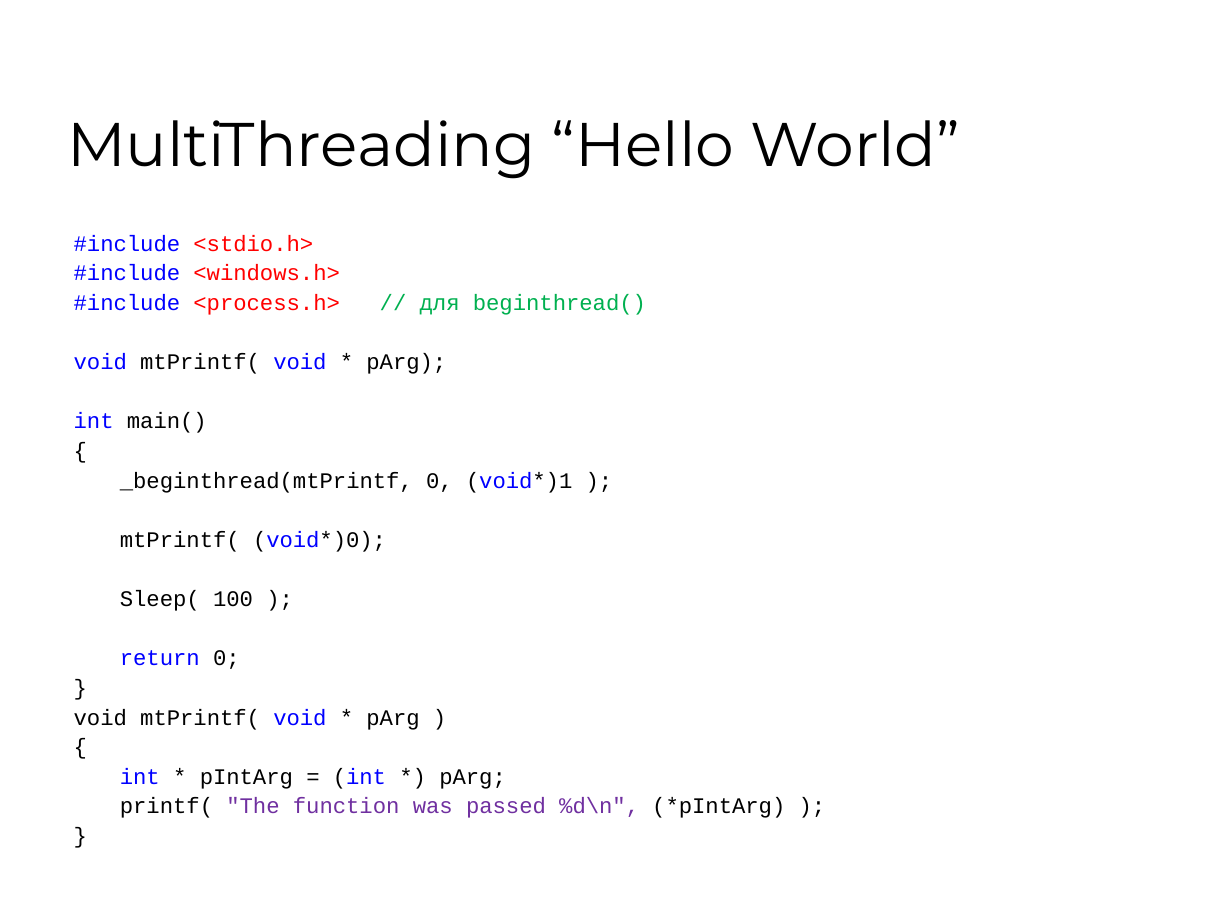
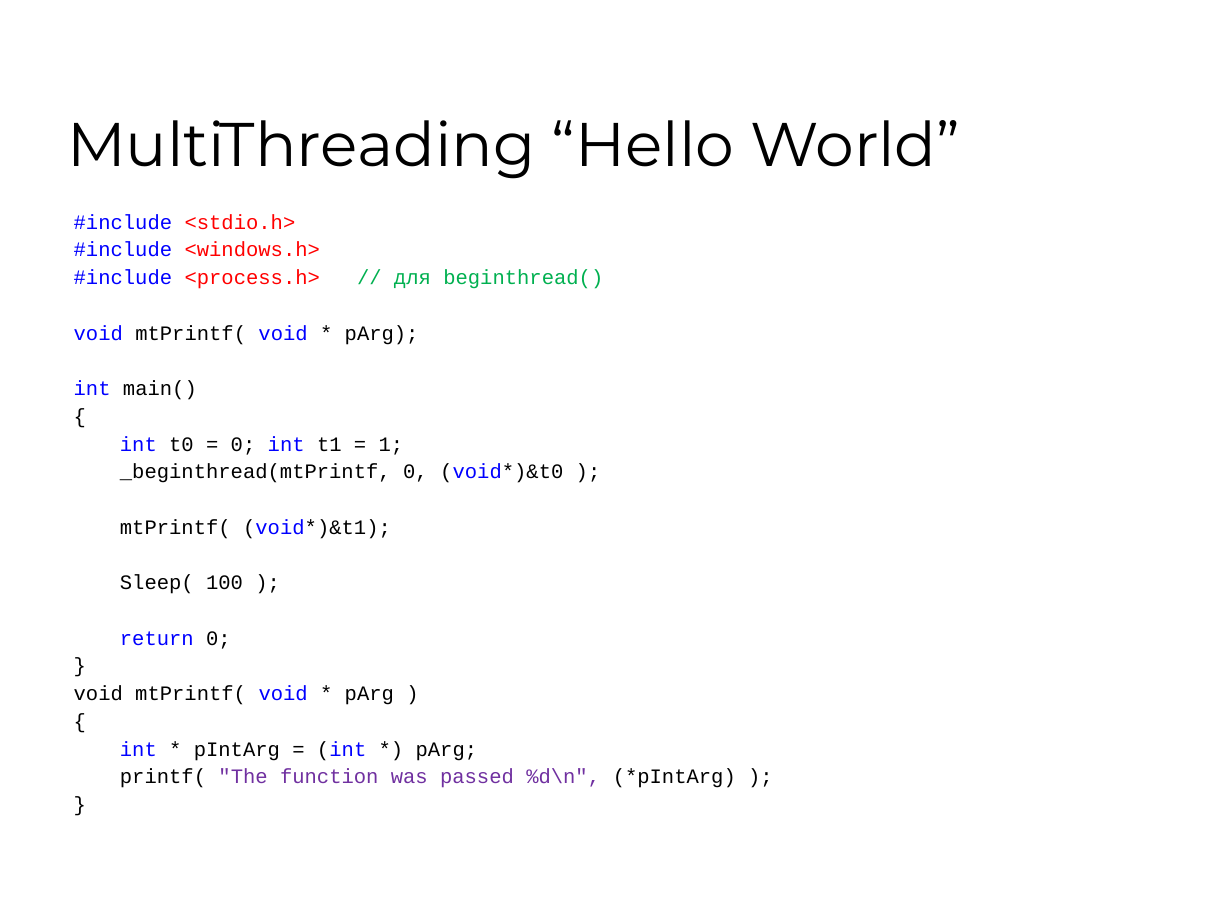
Before and after one commit to 7633/msu-cuda-course, a slide deck: slide 16 of Lectures/L1 24022009/Lection-1.ppt (slide 17 before the commit). Drawn at 1232x924 pixels with LibreOffice and Linux fonts; fonts in the diff are those of the drawing; background and template pictures are left out. Boxes give left, top, right and bottom in pixels: in the first picture for what was removed or moved away, otherwise in the second. Text is boxed around its words. In the diff, an @@ line names an element or a change of style, - is before the commit and + after.

```diff
--- a/Lectures/L1 24022009/Lection-1.ppt
+++ b/Lectures/L1 24022009/Lection-1.ppt
@@ text "#include <stdio.h>": place and size @@
-text "#include <stdio.h>" at box(74, 235, 785, 818)
+text "#include <stdio.h>" at box(74, 214, 736, 788)
@@ text at box(74, 214, 736, 788): size 13 to 12 pt in "#include <stdio.h>", "#include <windows.h>", "#include <process.h> // для beginthread()", "void mtPrintf( void * pArg);" and 10 more places @@
@@ text at box(120, 436, 563, 539): text changed; size 13 to 12 pt @@
-_beginthread(mtPrintf, 0, (void*)1 );
-mtPrintf( (void*)0);
+int t0 = 0; int t1 = 1;
+_beginthread(mtPrintf, 0, (void*)&t0 );
+mtPrintf( (void*)&t1);
```
Also in this commit, not shown: 5 other slides changed, 6 slides added, 3 slides removed.
